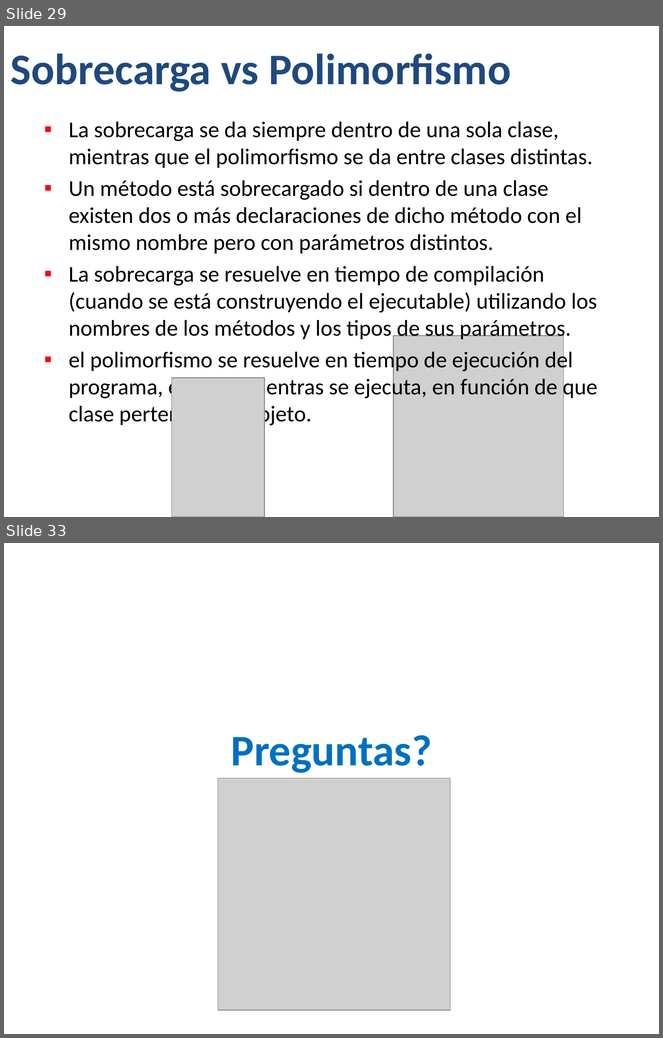
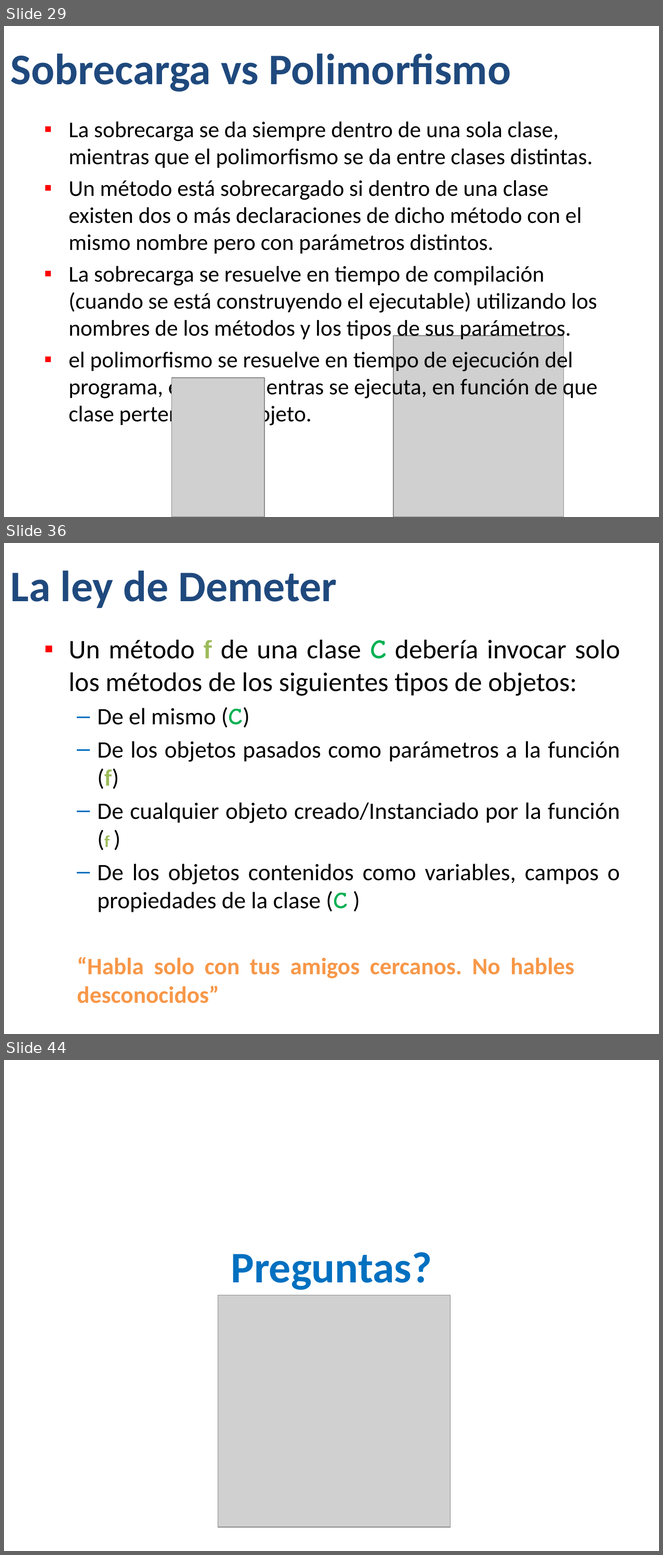
Before and after one commit to Jucer74/BackDevelopment, a slide deck: Classes/BackDev-03-Programación Orientada a Objetos.pptx. Shown one above the other, each under a label of ours: slides 29 and 33 before the commit, slides 29, 36 and 44 after it; the slides between them are not shown. The pictures are 663x1038 and 663x1555 pixels, drawn with LibreOffice and Linux fonts; fonts in the diff are those of the drawing; grey boxes stand for pictures; background and template pictures are left out. Boxes give left, top, right and bottom in pixels: in the first picture for what was removed or moved away, otherwise in the second. Text is boxed around its words. In the diff, an @@ line names an element or a change of style, - is before the commit and + after.

```diff
--- a/Classes/BackDev-03-Programación Orientada a Objetos.pptx
+++ b/Classes/BackDev-03-Programación Orientada a Objetos.pptx
@@ slide 36 added at (x1=4, y1=543, x2=659, y2=1034), background #FFFFFF @@
@@ title added at (x1=11, y1=571, x2=337, y2=609), 48 pt, text #1F497D, bold @@
+La ley de Demeter
@@ text added at (x1=68, y1=640, x2=620, y2=1004), 25.9 pt, text #000000 @@
+▪ Un método f de una clase C debería invocar solo los métodos de los siguientes tipos de objetos:
+  – De el mismo (C)
+  – De los objetos pasados como parámetros a la función (f)
+  – De cualquier objeto creado/Instanciado por la función (f )
+  – De los objetos contenidos como variables, campos o propiedades de la clase (C )
+  “Habla solo con tus amigos cercanos. No hables con desconocidos”
@@ what was slide 33 is now slide 44 @@
```
Also in this commit, not shown: 5 slides changed, 10 other slides added, 1 other file.
